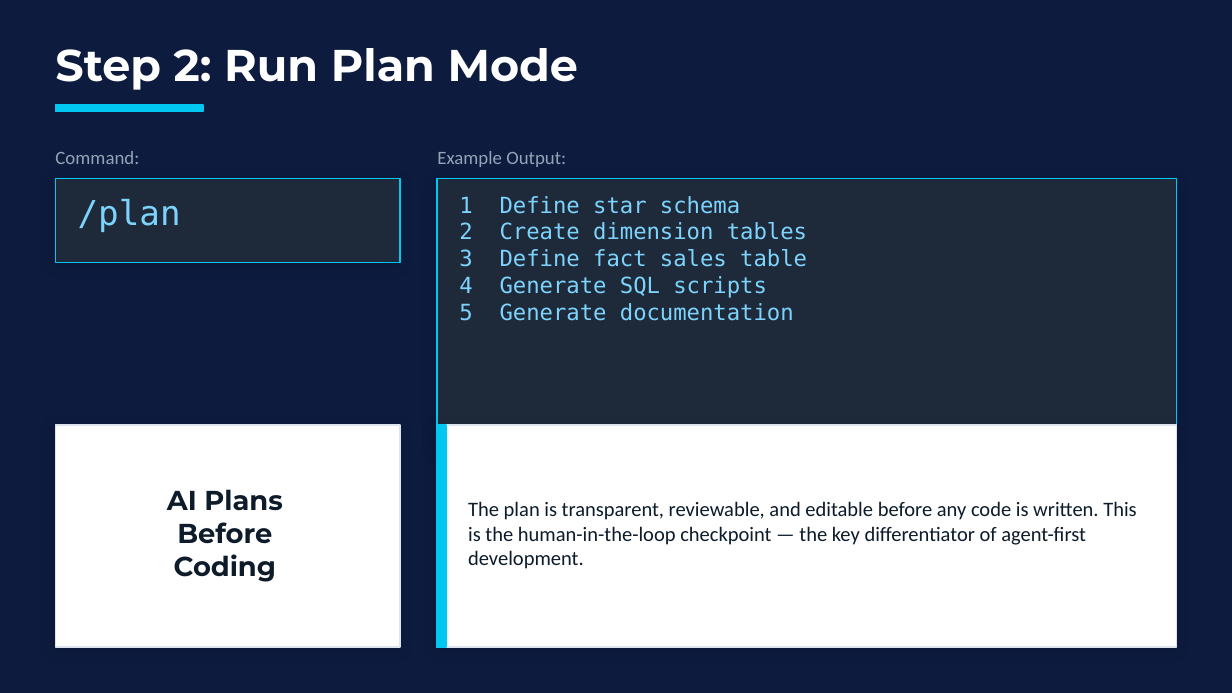
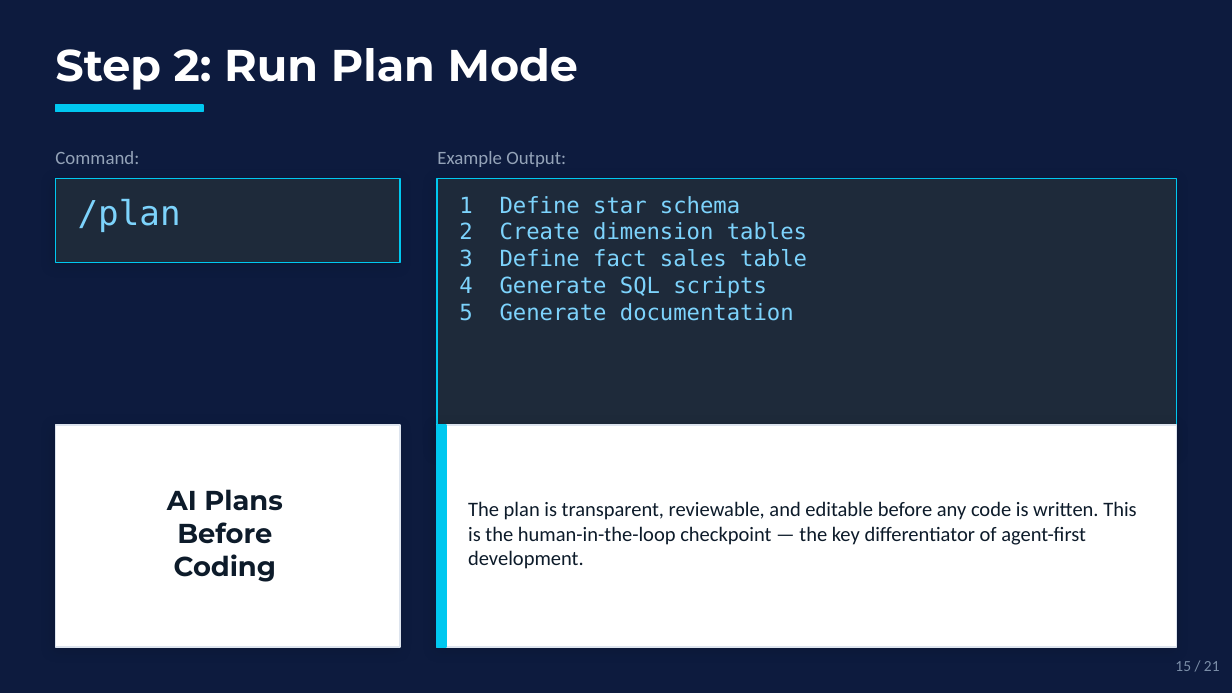
Before and after one commit to jagarlamudisrinath/codex_demo, a slide deck: slide 15 of Codex_AI_Agent_Demo.pptx (slide 14 before the commit). Drawn at 1232x693 pixels with LibreOffice and Linux fonts; fonts in the diff are those of the drawing. Boxes give left, top, right and bottom in pixels: in the first picture for what was removed or moved away, otherwise in the second. Text is boxed around its words. In the diff, an @@ line names an element or a change of style, - is before the commit and + after.

```diff
--- a/Codex_AI_Agent_Demo.pptx
+++ b/Codex_AI_Agent_Demo.pptx
@@ text added at [1175, 661, 1220, 671], 9 pt, text #7B8EA8 @@
+15 / 21
```
Also in this commit, not shown: 17 other slides changed, 2 slides added, 1 slide removed.
